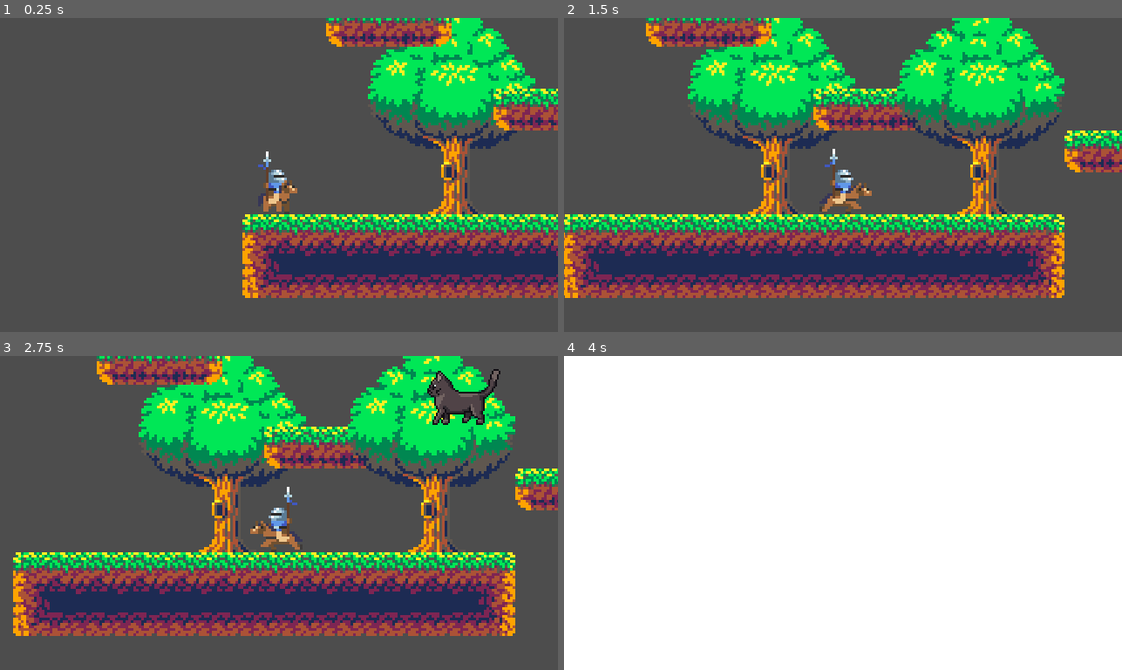
Above: before the commit, frames 1-4 (two rows, left to right).
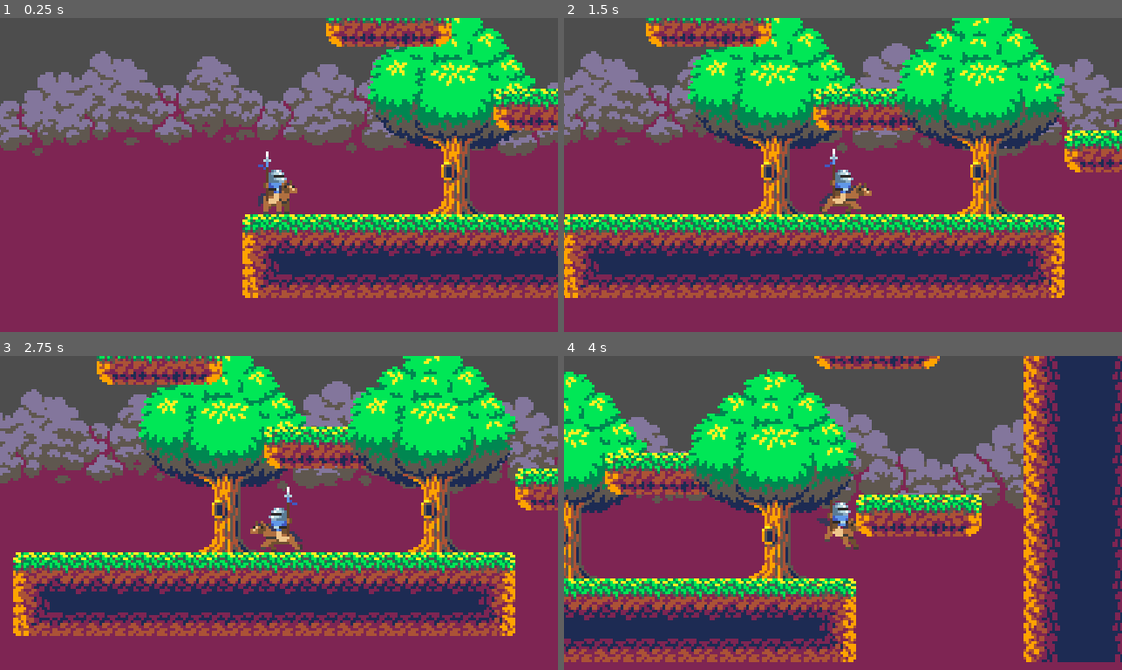
Above: after the commit, the same moments.

Repository: Martisos/Ultimate-Custom-Platformer-Game
Game: Godot game, scene res://scenes/maps/world_debug.tscn
The game is run twice, just before and just after one commit, with the same random seed, the same clock (stepped at 60 frames per second) and the same inputs.
Inputs (mouse positions are in pixels of both pictures, inside the frame that each line leads up to):
- Up to frame 1 (0.25 s): no input
- Up to frame 2 (1.5 s): tap Enter at 0.5 s; move the mouse to (965, 159) at 0.52 s; hold D (right) from 0.53 s (still down); tap W (jump) at 0.6, 0.77, 1.07 s; click (965, 159) at 0.67 s; move the mouse to (731, 190) at 1.27 s; tap Alt at 1.35 s; click (731, 190) at 1.42 s
- Up to frame 3 (2.75 s): tap W (jump) at 1.52, 1.55, 1.82, 2.3 s; move the mouse to (334, 443) at 2.02 s; release D (right) at 2.03 s; hold A (left) from 2.03 s (still down); tap Shift at 2.1 s; click (334, 443) at 2.17 s
- Up to frame 4 (4 s): move the mouse to (815, 575) at 2.77 s; release A (left) at 2.78 s; hold D (right) from 2.78 s (still down); tap W (jump) at 2.85, 3.02, 3.32, 3.77, 3.8 s; click (815, 575) at 2.92 s; move the mouse to (1010, 560) at 3.52 s; tap Alt at 3.6 s; click (1010, 560) at 3.67 s

The runs differ from the first frame. In frame 1, 52% of the frame differs, in the area x 0-100%, y 8-100%; in frame 2, 38%; in frame 3, 39%; in frame 4, 100%, in the area x 0-100%, y 0-100%.

Commit message:
Flashlight Challenge Added

Diff:
--- /dev/null
+++ b/scenes/challenges/flashlight.tscn
@@ -0,0 +1,27 @@
+[gd_scene format=3 uid="uid://d0vpue7vtdjka"]
+
+[ext_resource type="Script" uid="uid://btsige8302x4i" path="res://scripts/challenges/flashlight.gd" id="1_j0jn5"]
+[ext_resource type="Shader" uid="uid://2fslt4o5snoc" path="res://scenes/shaders/flashlight.gdshader" id="2_jw3xc"]
+
+[sub_resource type="ShaderMaterial" id="ShaderMaterial_hpcxc"]
+shader = ExtResource("2_jw3xc")
+shader_parameter/mouse_position = Vector2(0, 0)
+shader_parameter/screen_size = Vector2(0, 0)
+shader_parameter/radius = 0.5
+shader_parameter/softness = 50.0
+shader_parameter/darkness_color = Color(0, 0, 0, 0.98)
+
+[node name="Flashlight" type="CanvasLayer" unique_id=1427363263]
+layer = 6
+script = ExtResource("1_j0jn5")
+
+[node name="ColorRect" type="ColorRect" parent="." unique_id=346608377]
+clip_children = 2
+material = SubResource("ShaderMaterial_hpcxc")
+anchors_preset = 15
+anchor_right = 1.0
+anchor_bottom = 1.0
+grow_horizontal = 2
+grow_vertical = 2
+mouse_filter = 2
+color = Color(0, 0, 0, 1)
--- /dev/null
+++ b/scenes/maps/background-script.gd
@@ -0,0 +1,9 @@
+extends Node2D
+
+@onready var camera: Camera2D = $"../Player/Camera2D"
+@onready var color_rect: ColorRect = $ColorRect
+
+
+func _process(delta: float) -> void:
+	color_rect.global_position.x = camera.global_position.x - 300
+	color_rect.global_position.y = camera.global_position.y - 300
--- a/scenes/maps/world_debug.tscn
+++ b/scenes/maps/world_debug.tscn
@@ -1,6 +1,7 @@
 [gd_scene format=4 uid="uid://dtrb4xlmg6mqd"]
 
 [ext_resource type="PackedScene" uid="uid://86e1g4py2cph" path="res://scenes/characters/player.tscn" id="1_bddlh"]
+[ext_resource type="Texture2D" uid="uid://ca4x54hxmrs8h" path="res://resources/sprites/maps/background/GrassLand_Background_1.png" id="1_uf5ba"]
 [ext_resource type="TileSet" uid="uid://cc5b33gei6ull" path="res://tilesets/default_tilemap.tres" id="2_a4hjo"]
 [ext_resource type="TileSet" uid="uid://2to161on3i36" path="res://tilesets/props_tileset.tres" id="3_a4hjo"]
 [ext_resource type="PackedScene" uid="uid://cyl051ndjjhb2" path="res://scenes/areas/kill_zone_world_boundary.tscn" id="4_2rs8s"]
@@ -11,6 +12,8 @@
 [ext_resource type="PackedScene" uid="uid://dyb4xa87bpo4q" path="res://scenes/challenges/screen_effects.tscn" id="9_w56v5"]
 [ext_resource type="PackedScene" uid="uid://68kjmhxvrbag" path="res://scenes/challenges/flashbang_cat.tscn" id="10_1i3qf"]
 [ext_resource type="PackedScene" uid="uid://df3ie4ptl3l6e" path="res://scenes/challenges/immortal_snail.tscn" id="10_vg8y3"]
+[ext_resource type="PackedScene" uid="uid://d0vpue7vtdjka" path="res://scenes/challenges/flashlight.tscn" id="11_gnbw4"]
+[ext_resource type="Texture2D" uid="uid://dvw1n0nlmcim8" path="res://resources/sprites/maps/background/GrassLand_Background_2.png" id="14_qcj57"]
 
 [sub_resource type="CircleShape2D" id="CircleShape2D_kb7tl"]
 
@@ -63,13 +66,44 @@
 
 [node name="PopupAd" parent="." unique_id=1365224411 instance=ExtResource("7_l7idc")]
 layer = 10
+visible = false
 
 [node name="KeepPlayingPopup" parent="." unique_id=1228857492 instance=ExtResource("8_2n4u7")]
 layer = 11
+visible = false
 
 [node name="ScreenEffects" parent="." unique_id=33146392 instance=ExtResource("9_w56v5")]
+visible = false
 
 [node name="FlashbangCat" parent="." unique_id=534881362 instance=ExtResource("10_1i3qf")]
+visible = false
+
+[node name="Flashlight" parent="." unique_id=1427363263 instance=ExtResource("11_gnbw4")]
+visible = false
 
 [node name="ImmortalSnail" parent="." unique_id=1759505893 instance=ExtResource("10_vg8y3")]
 position = Vector2(-97, -3)
+
+[node name="Background" type="Node2D" parent="." unique_id=124948602]
+z_index = -3
+position = Vector2(0, -32)
+metadata/_edit_group_ = true
+
+[node name="Sky" type="Parallax2D" parent="Background" unique_id=1645721756]
+visible = false
+repeat_size = Vector2(368, 104)
+autoscroll = Vector2(3, 0)
+repeat_times = 100
+screen_offset = Vector2(0, 1)
+
+[node name="Sprite2D" type="Sprite2D" parent="Background/Sky" unique_id=454448126]
+position = Vector2(0, -60)
+texture = ExtResource("1_uf5ba")
+
+[node name="Parallax2D" type="Parallax2D" parent="Background" unique_id=1365034442]
+scroll_scale = Vector2(0.3, 0.9)
+repeat_size = Vector2(338, 0)
+repeat_times = 50
+
+[node name="Sprite2D" type="Sprite2D" parent="Background/Parallax2D" unique_id=1808043050]
+texture = ExtResource("14_qcj57")
--- /dev/null
+++ b/scenes/shaders/flashlight.gdshader
@@ -0,0 +1,15 @@
+shader_type canvas_item;
+uniform vec2 mouse_position;
+uniform vec2 screen_size;
+
+uniform float radius = 150.0;
+uniform float softness = 50.0;
+
+uniform vec4 darkness_color : source_color = vec4(0.0, 0.0, 0.0, 0.98);
+
+void fragment() {
+	vec2 pixel_coord = UV * screen_size;
+	float dist = distance(pixel_coord, mouse_position);
+	float alpha = smoothstep(radius, radius + softness, dist);
+	COLOR = vec4(darkness_color.rgb, darkness_color.a * alpha);
+}
--- a/scenes/shaders/screen_effects.gdshader
+++ b/scenes/shaders/screen_effects.gdshader
@@ -5,7 +5,6 @@
 uniform bool mirror_x = false;
 uniform bool grayscale = false;
 uniform bool invert_colors = false;
-
 uniform bool zoom_blur = false;
 uniform vec2 zoom_center = vec2(0.5, 0.5);
 uniform int layers = 5;
@@ -15,8 +14,15 @@
 uniform float normalization : hint_range(0.0, 1.0) = 1.0;
 uniform float normalized_scale : hint_range(-1.0, 1.0) = 0.01;
 
+uniform bool glitch_active = false;
+uniform float glitch_intensity : hint_range(0.0, 1.0) = 0.5;
+
 vec2 adj_uv(vec2 a_uv, float a_scale, vec2 a_pivot) {
 	return a_pivot + (a_uv - a_pivot) * pow(a_scale, -1.0);
+}
+
+float rand(vec2 co){
+    return fract(sin(dot(co.xy ,vec2(12.9898,78.233))) * 43758.5453);
 }
 
 void fragment() {
@@ -24,6 +30,12 @@
 
 	if (mirror_x) {
 		uv.x = 1.0 - uv.x;
+	}
+	if (glitch_active) {
+		float shake = (rand(vec2(TIME, uv.y)) - 0.5) * 0.05 * glitch_intensity;
+		if (rand(vec2(TIME, floor(uv.y * 20.0))) > 0.8) {
+			uv.x += shake;
+		}
 	}
 
 	vec4 color = texture(screen_texture, uv);
@@ -44,11 +56,16 @@
 		color = out_color;
 	}
 
+	if (glitch_active) {
+		float offset = 0.02 * glitch_intensity;
+		color.r = texture(screen_texture, vec2(uv.x + offset, uv.y)).r;
+		color.b = texture(screen_texture, vec2(uv.x - offset, uv.y)).b;
+	}
+
 	if (grayscale) {
 		float gray = dot(color.rgb, vec3(0.299, 0.587, 0.114));
 		color.rgb = vec3(gray);
 	}
-
 	if (invert_colors) {
 		color.rgb = vec3(1.0) - color.rgb;
 	}
--- a/scripts/challenges/challengeManager.gd
+++ b/scripts/challenges/challengeManager.gd
@@ -10,10 +10,22 @@
 	"fall_damage": 0, #0-3
 	"random_animations": 0, #0-3
 	"immortal_snail": 0, #0-3
-	"flashbang_cat": 3, #0-3
+	"flashbang_cat": 0, #0-3
+	"flashlight": 0, #0-3
+	"lag": 0, #0-3
 }
 
 var is_popup_open: bool = false
 
+#func _ready() -> void:
+	#set_challenges_to_max()
+
+func set_challenges_to_max() -> void:
+	for challenge in challenges:
+		if challenge == "rigid_jump":
+			challenges[challenge] = 1
+		challenges[challenge] = 3
+		print(challenge)
+
 func get_challange_level(name: String) -> int:
 	return challenges.get(name, 0)
--- /dev/null
+++ b/scripts/challenges/flashlight.gd
@@ -0,0 +1,27 @@
+extends CanvasLayer
+
+@onready var color_rect: ColorRect = $ColorRect
+
+var level: int = 0
+var radius: float = 0.0
+
+func _ready() -> void:
+	level = ChallengeManager.get_challange_level("flashlight")
+
+	if level == 0:
+		queue_free()
+		return
+
+	match level:
+		1: radius = 175.0
+		2: radius = 150.0
+		3: radius = 125.0
+
+	var screen_size = get_viewport().get_visible_rect().size
+	color_rect.material.set_shader_parameter("screen_size", screen_size)
+	color_rect.material.set_shader_parameter("radius", radius)
+
+func _process(delta: float) -> void:
+	var mouse_pos = get_viewport().get_mouse_position()
+
+	color_rect.material.set_shader_parameter("mouse_position", mouse_pos)
--- a/scripts/challenges/screen_effects.gd
+++ b/scripts/challenges/screen_effects.gd
@@ -17,6 +17,11 @@
 var shader_duration: float = 5.0
 var current_active_shader: String = ""
 
+#--Lagging--
+var lag_level: int = 0
+var lag_timer: float = 0.0
+var is_lagging: bool = false
+
 var avaiable_shaders: Array[String] = [
 	#"grayscale",
 	#"invert_colors",
@@ -26,6 +31,7 @@
 func _process(delta: float) -> void:
 	_process_mirror(delta)
 	_process_random_shaders(delta)
+	_process_lag(delta)
 
 func _ready() -> void:
 	reset_all_shaders()
@@ -39,10 +45,13 @@
 	if shaders_level > 0:
 		set_next_shader_time()
 
+	lag_level = ChallengeManager.get_challange_level("lag")
+	if lag_level > 0:
+		set_next_lag_time()
+		print("lag level > 0")
+
 
 # --MIRROR--
-
-
 func _process_mirror(delta: float) -> void:
 	if mirror_level == 0:
 		return
@@ -83,9 +92,46 @@
 	if mat:
 		mat.set_shader_parameter("mirror_x", state)
 
+# --LAG--
 
-# --RANDOM SHADERS--
+func _process_lag(delta: float) -> void:
+	if lag_level == 0: return
+	lag_timer -= delta
 
+	if !is_lagging:
+		if lag_timer <= 0.0:
+			start_lag_spike()
+	else:
+		if lag_timer <= 0.0:
+			stop_lag_spike()
+
+func start_lag_spike() -> void:
+	is_lagging = true
+	set_shader_param("glitch_active", true)
+
+	var intensity:float = 0.0
+
+
+	if lag_level == 1:
+		intensity = 0.4
+	else:
+		intensity = 0.8
+	set_shader_param("glitch_intensity", intensity)
+
+	match lag_level:
+		1: Engine.max_fps = 20
+		2: Engine.max_fps = 12
+		3: Engine.max_fps = 6
+
+	lag_timer = randf_range(0.5, 2.5)
+
+func stop_lag_spike() -> void:
+	is_lagging = false;
+	Engine.max_fps = 0
+	set_shader_param("glitch_active", false)
+	set_next_lag_time()
+
+# --RANDOM SHADERS-
 
 func _process_random_shaders(delta: float) -> void:
 	if shaders_level == 0:
@@ -130,8 +176,19 @@
 	if mat:
 		mat.set_shader_parameter(param_name, value)
 
+func set_next_lag_time() -> void:
+	match lag_level:
+		1: lag_timer  = randf_range(10.0, 15.0)
+		2: lag_timer  = randf_range(7.5, 10.0)
+		3: lag_timer  = randf_range(5.0, 7.5)
+
+	print(lag_timer )
+
 
 func reset_all_shaders() -> void:
 	set_mirror(false)
 	for shader in avaiable_shaders:
 		set_shader_param(shader, false)
+
+func _exit_tree() -> void:
+	Engine.max_fps = 0
Not shown, changed: idea.txt
Not shown, added: scenes/maps/background-script.gd.uid
Not shown, added: scenes/shaders/flashlight.gdshader.uid
Not shown, added: scripts/challenges/flashlight.gd.uid
